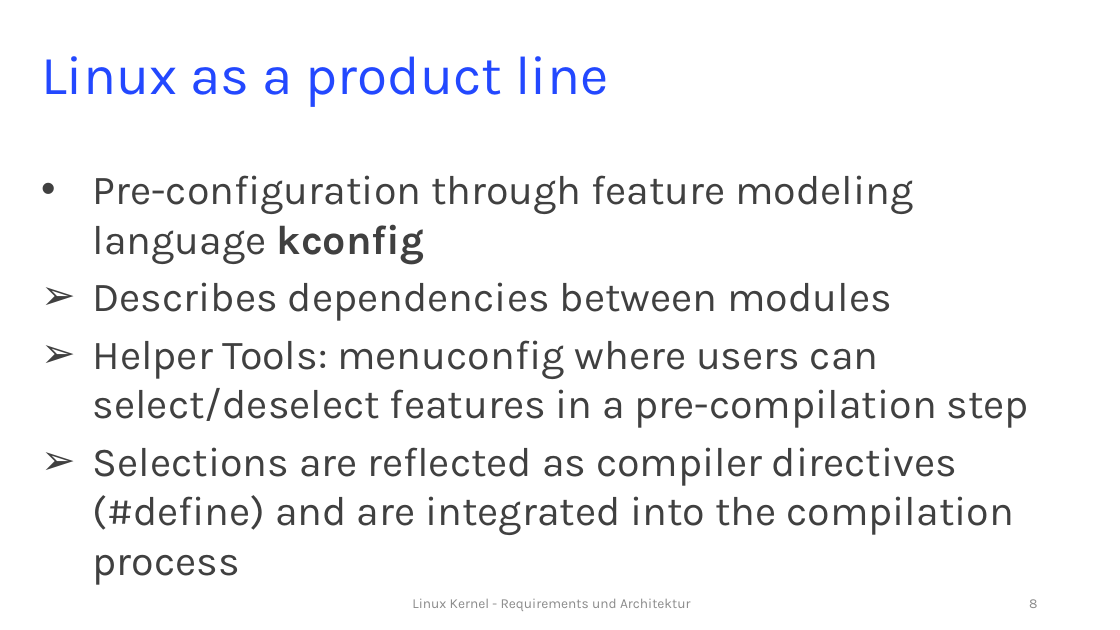
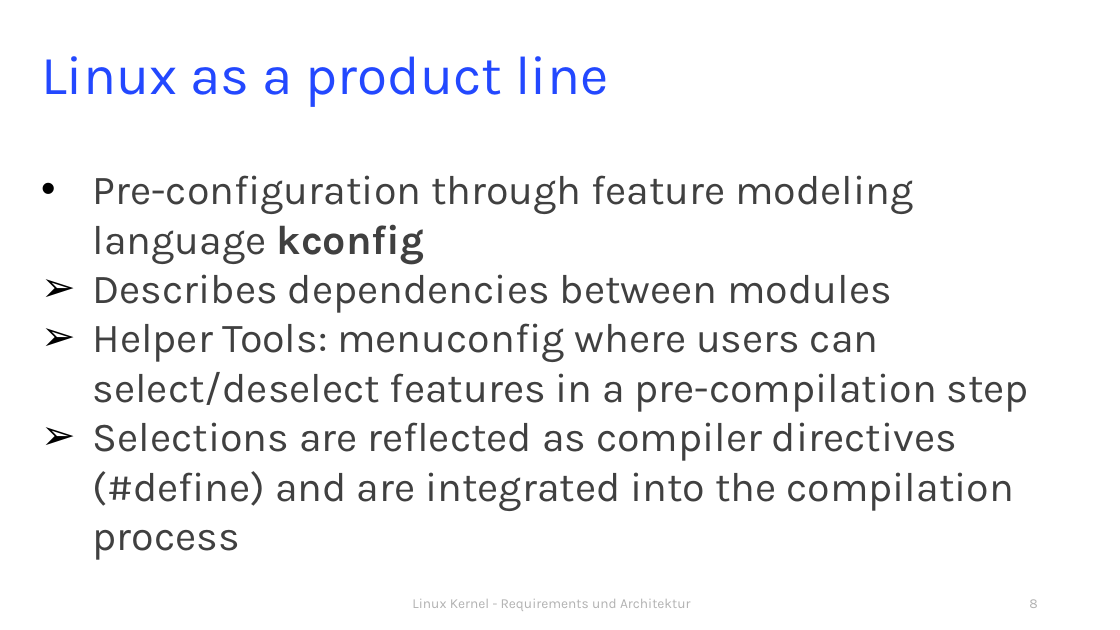
Before and after one commit to rixx/uni-linux-architecture, a slide deck: slide 8 of presentations/RESA_LINUX_FINAL.pptx. Drawn at 1120x630 pixels with LibreOffice and Linux fonts; fonts in the diff are those of the drawing. Boxes give left, top, right and bottom in pixels: in the first picture for what was removed or moved away, otherwise in the second. Text is boxed around its words. In the diff, an @@ line names an element or a change of style, - is before the commit and + after.

```diff
--- a/presentations/RESA_LINUX_FINAL.pptx
+++ b/presentations/RESA_LINUX_FINAL.pptx
@@ text "Pre-configuration through feature modeling language ..." at (x1=93, y1=175, x2=1029, y2=560): indent changed; less space between paragraphs @@
@@ text "Linux Kernel - Requirements und ..." at (x1=412, y1=599, x2=691, y2=611): text colour #8C8C8C to #B2B2B2 @@
@@ page number at (x1=1029, y1=599, x2=1037, y2=608): text colour #8C8C8C to #B2B2B2 @@
```
Also in this commit, not shown: 9 other slides changed.
